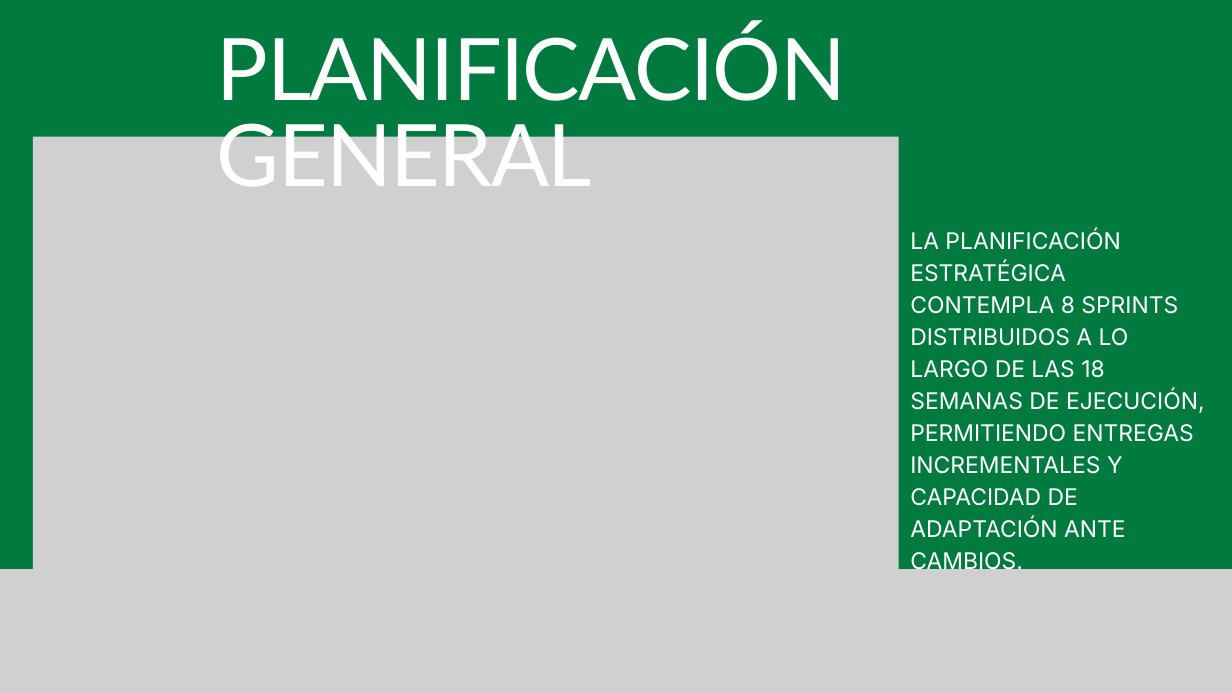
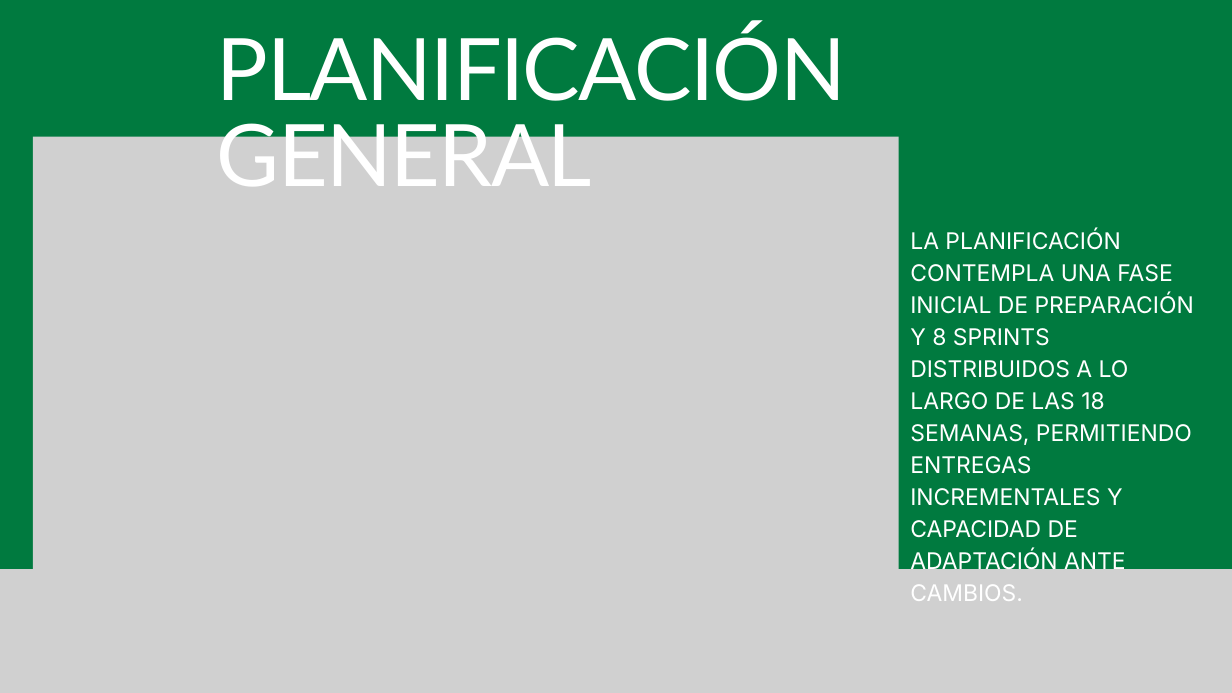
Before and after one commit to CamiloGonzalezSt/Capstone_Localito, a slide deck: slide 10 of Fase 1/Evidencia Grupal/PresentacionProyecto.pptx. Drawn at 1232x693 pixels with LibreOffice and Linux fonts; fonts in the diff are those of the drawing; grey boxes stand for pictures. Boxes give left, top, right and bottom in pixels: in the first picture for what was removed or moved away, otherwise in the second. Text is boxed around its words. In the diff, an @@ line names an element or a change of style, - is before the commit and + after.

```diff
--- a/Fase 1/Evidencia Grupal/PresentacionProyecto.pptx
+++ b/Fase 1/Evidencia Grupal/PresentacionProyecto.pptx
@@ text at bbox=[910, 229, 1194, 601]: text changed @@
-LA PLANIFICACIÓN ESTRATÉGICA CONTEMPLA 8 SPRINTS DISTRIBUIDOS A LO LARGO DE LAS 18 SEMANAS DE EJECUCIÓN, PERMITIENDO ENTREGAS INCREMENTALES Y CAPACIDAD DE ADAPTACIÓN ANTE CAMBIOS.
+LA PLANIFICACIÓN CONTEMPLA UNA FASE INICIAL DE PREPARACIÓN Y 8 SPRINTS DISTRIBUIDOS A LO LARGO DE LAS 18 SEMANAS, PERMITIENDO ENTREGAS INCREMENTALES Y CAPACIDAD DE ADAPTACIÓN ANTE CAMBIOS.
```
Also in this commit, not shown: 1 other slide changed.
